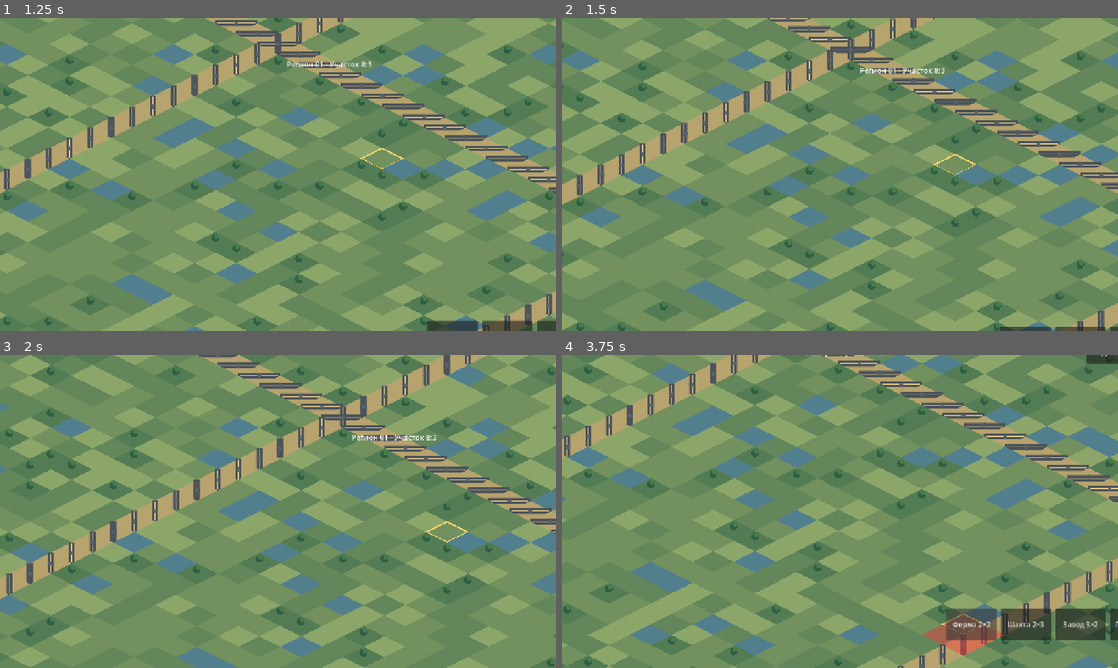
Above: before the commit, frames 1-4 (two rows, left to right).
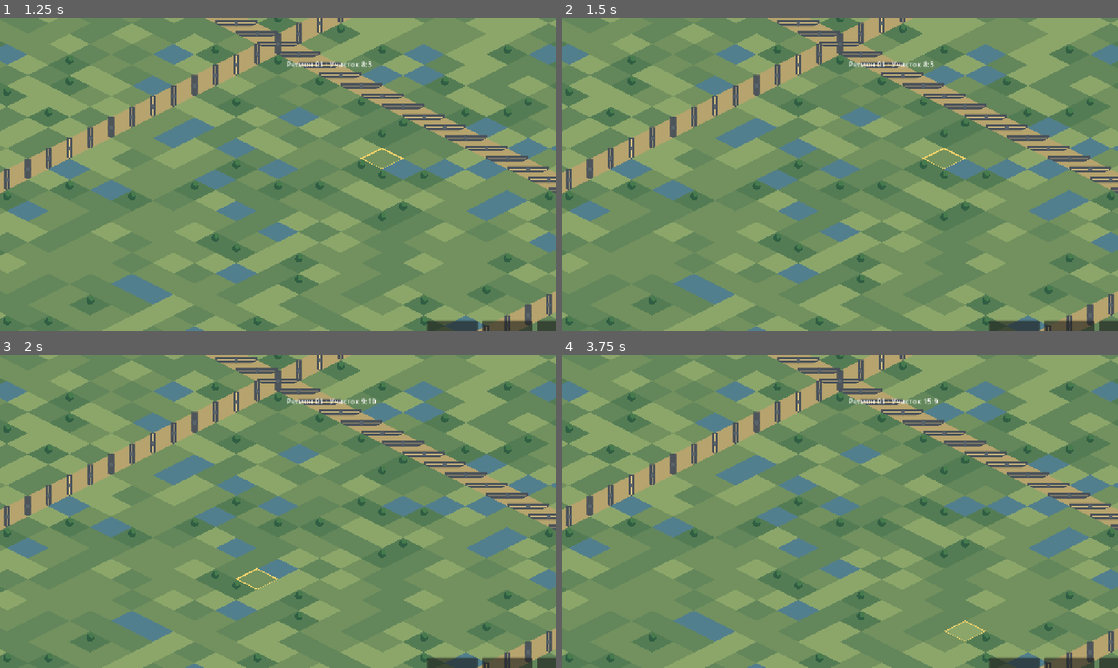
Above: after the commit, the same moments.

Repository: maillunex-lang/LunexEconom
Game: Godot game, scene res://world.tscn
Two runs of this game, one before a commit and one after it. Both use one fixed random seed, a clock stepped at 60 frames per second and the inputs below.
Inputs (mouse positions are in pixels of both pictures, inside the frame that each line leads up to):
- Up to frame 1 (1.25 s): tap Enter at 0.5 s; move the mouse to (400, 158) at 0.52 s; click (400, 158) at 0.67 s
- Up to frame 2 (1.5 s): tap Space at 1.25 s; drag from (728, 190) to (812, 237) at 1.27 s
- Up to frame 3 (2 s): no input
- Up to frame 4 (3.75 s): move the mouse to (895, 442) at 2.02 s; click (895, 442) at 2.17 s; tap Enter at 2.75 s; drag from (812, 574) to (673, 464) at 2.77 s; click (973, 624) at 3.5 s, where only the run before the commit has a clickable "Ферма 2×2"

Frame 1 is identical in both runs. In frame 2, 38% of the frame differs, in the area x 0-100%, y 0-100%; in frame 3, 61%; in frame 4, 63%.
Error after the commit: Invalid call. Nonexistent function 'is_world_ui_point' in base 'Control (world_screen.gd)'. (res://world.gd:165)

Commit message:
fix(0.2.7): prevent GUI button touches from changing construction tile

Diff:
--- a/client/world.gd
+++ b/client/world.gd
@@ -25,6 +25,8 @@
 var camera: Camera2D
 var selected := Vector2i(-1, -1)
 var touch_points: Dictionary = {}
+var ui_touch_indices: Dictionary = {}
+var ui_mouse_press := false
 var dragging := false
 var moved := false
 var pinch_distance := 0.0
@@ -146,13 +148,27 @@
         _update_visible_chunks()
 
 func _input(event: InputEvent) -> void:
-    # Receive gestures even if a Control consumed GUI input; ignore the top HUD strip.
-    if event is InputEventScreenTouch and event.pressed:
-        var top = get_parent().get_node("HUD/Top")
-        if top.get_global_rect().has_point(event.position): return
-    if event is InputEventMouseButton and event.pressed and event.button_index == MOUSE_BUTTON_LEFT:
-        var top = get_parent().get_node("HUD/Top")
-        if top.get_global_rect().has_point(event.position): return
+    # _input also receives events consumed by GUI. Never select a world tile
+    # when the user presses or releases a construction/HUD button.
+    if event is InputEventScreenTouch:
+        if event.pressed and get_parent().is_world_ui_point(event.position):
+            ui_touch_indices[event.index] = true
+            return
+        if ui_touch_indices.has(event.index):
+            if not event.pressed:
+                ui_touch_indices.erase(event.index)
+            return
+    if event is InputEventScreenDrag and ui_touch_indices.has(event.index):
+        return
+    if event is InputEventMouseButton and event.button_index == MOUSE_BUTTON_LEFT:
+        if event.pressed:
+            ui_mouse_press = get_parent().is_world_ui_point(event.position)
+            if ui_mouse_press: return
+        elif ui_mouse_press:
+            ui_mouse_press = false
+            return
+    if event is InputEventMouseMotion and ui_mouse_press:
+        return
     if event is InputEventScreenTouch:
         if event.pressed:
             touch_points[event.index] = event.position
